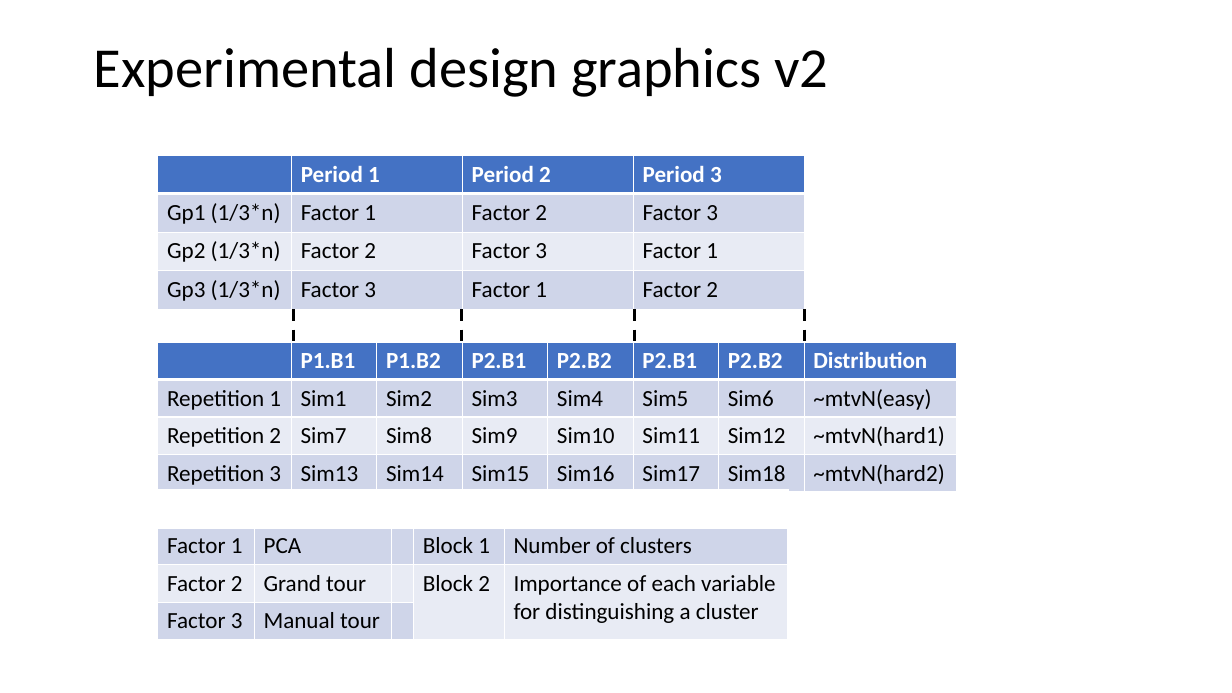
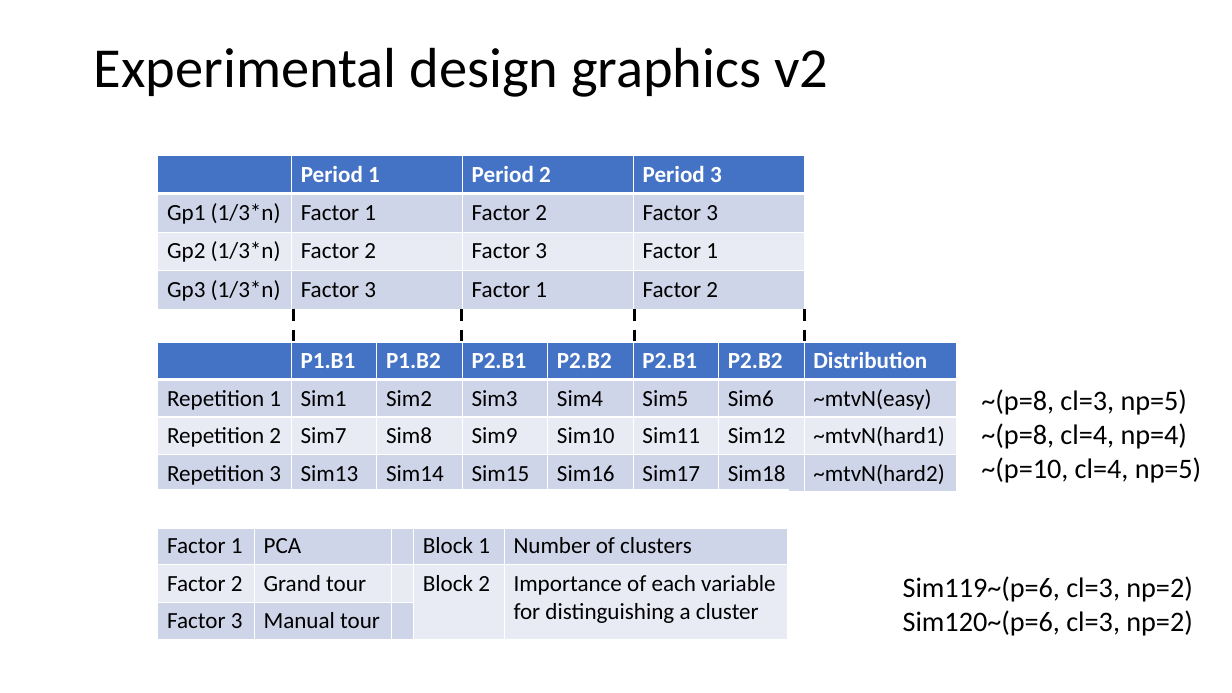
Before and after one commit to nspyrison/spinifex_study, a slide deck: slide 1 of paper/figures/Experimental design graphics.pptx. Drawn at 1232x693 pixels with LibreOffice and Linux fonts; fonts in the diff are those of the drawing. Boxes give left, top, right and bottom in pixels: in the first picture for what was removed or moved away, otherwise in the second. Text is boxed around its words. In the diff, an @@ line names an element or a change of style, - is before the commit and + after.

```diff
--- a/paper/figures/Experimental design graphics.pptx
+++ b/paper/figures/Experimental design graphics.pptx
@@ text added at bbox=[981, 389, 1201, 483], 22 pt, text #000000 @@
+~(p=8, cl=3, np=5)
+~(p=8, cl=4, np=4)
+~(p=10, cl=4, np=5)
@@ text added at bbox=[903, 576, 1192, 636], 22 pt, text #000000 @@
+Sim119~(p=6, cl=3, np=2)
+Sim120~(p=6, cl=3, np=2)
```
Also in this commit, not shown: 48 other files.
